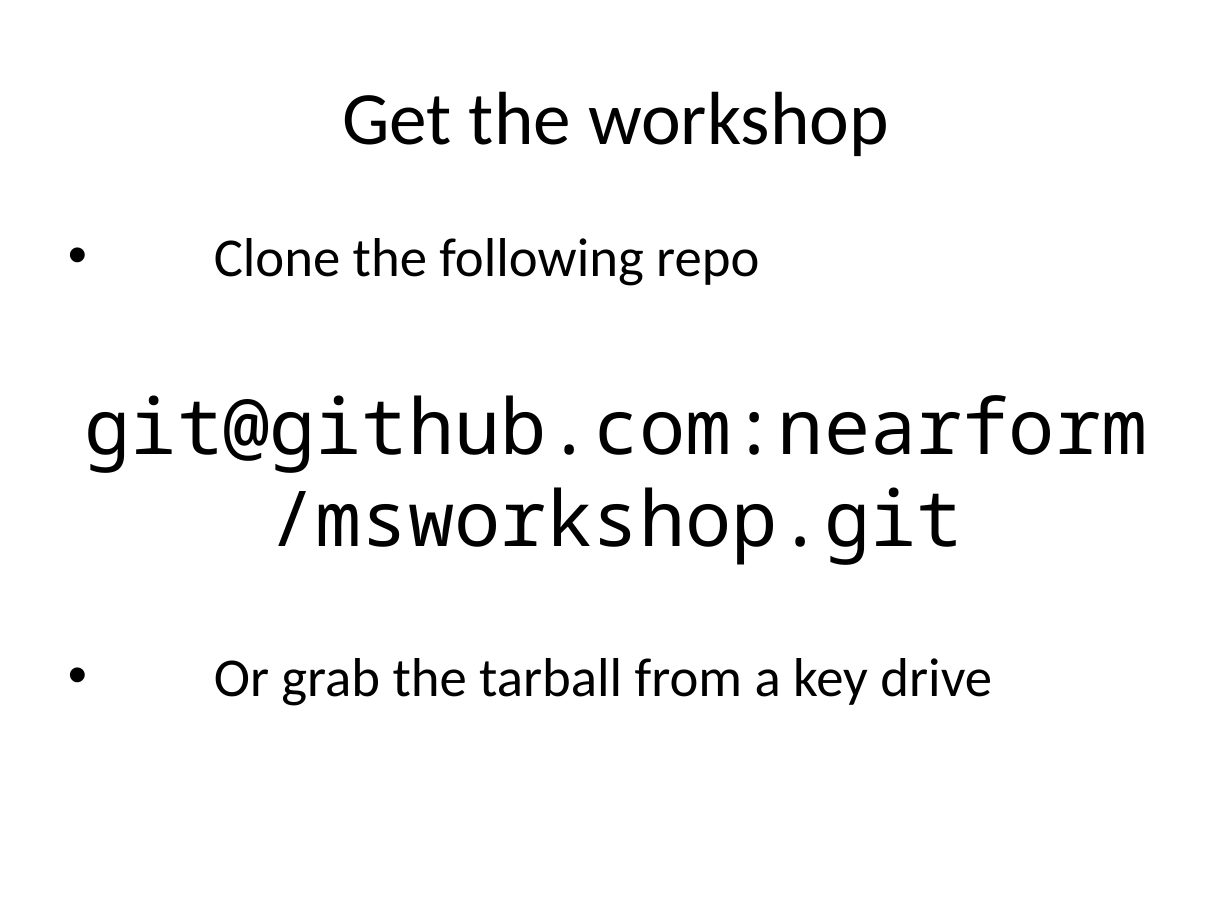
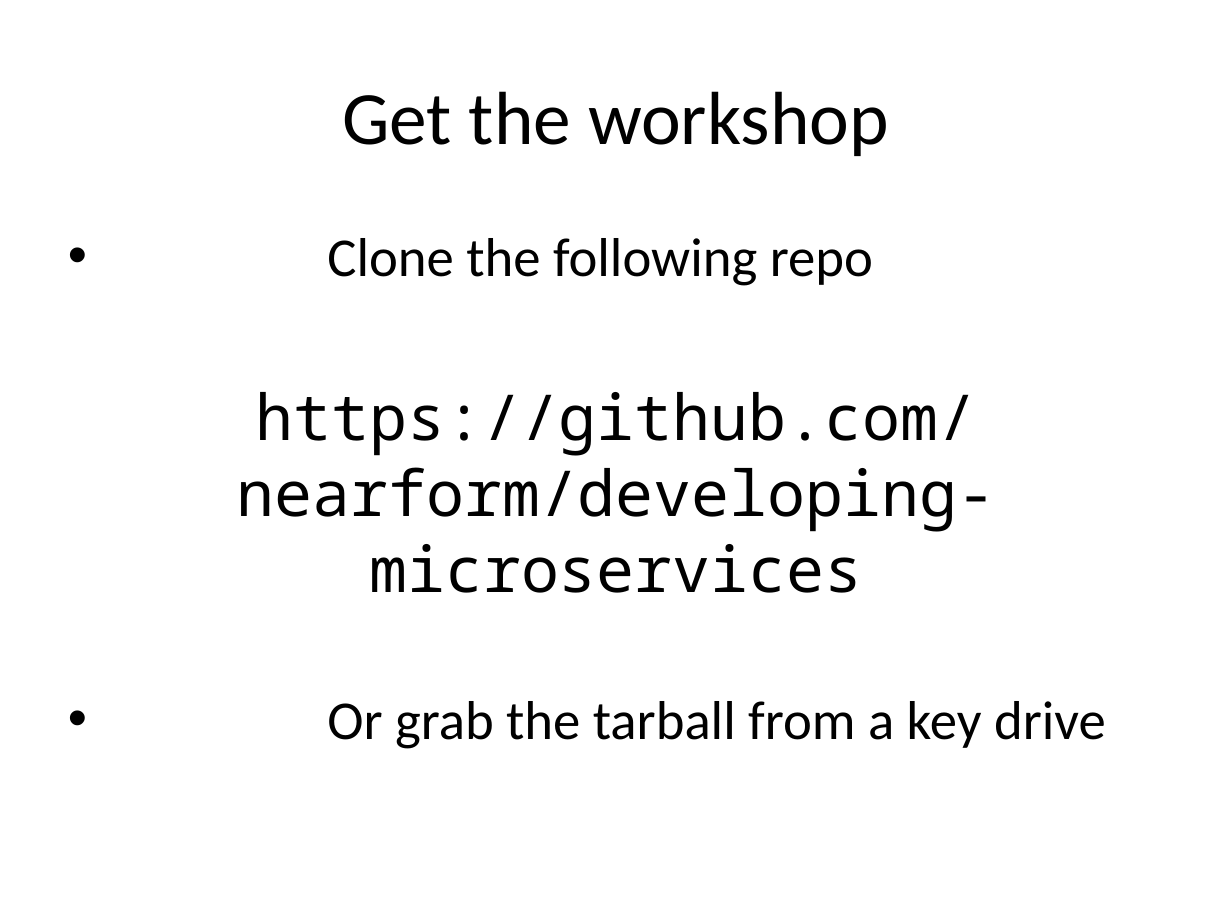
Before and after one commit to nearform/developing-microservices, a slide deck: slide 9 of assets/presentation.pptx. Drawn at 1232x924 pixels with LibreOffice and Linux fonts; fonts in the diff are those of the drawing; background and template pictures are left out. Boxes give left, top, right and bottom in pixels: in the first picture for what was removed or moved away, otherwise in the second. Text is boxed around its words. In the diff, an @@ line names an element or a change of style, - is before the commit and + after.

```diff
--- a/assets/presentation.pptx
+++ b/assets/presentation.pptx
@@ text at [327,238,1106,749]: indent changed @@
@@ text at [237,392,996,593]: text changed; size 45 to 37 pt @@
-git@github.com:nearform/msworkshop.git
+https://github.com/nearform/developing-microservices
```
Also in this commit, not shown: 13 other slides changed.
